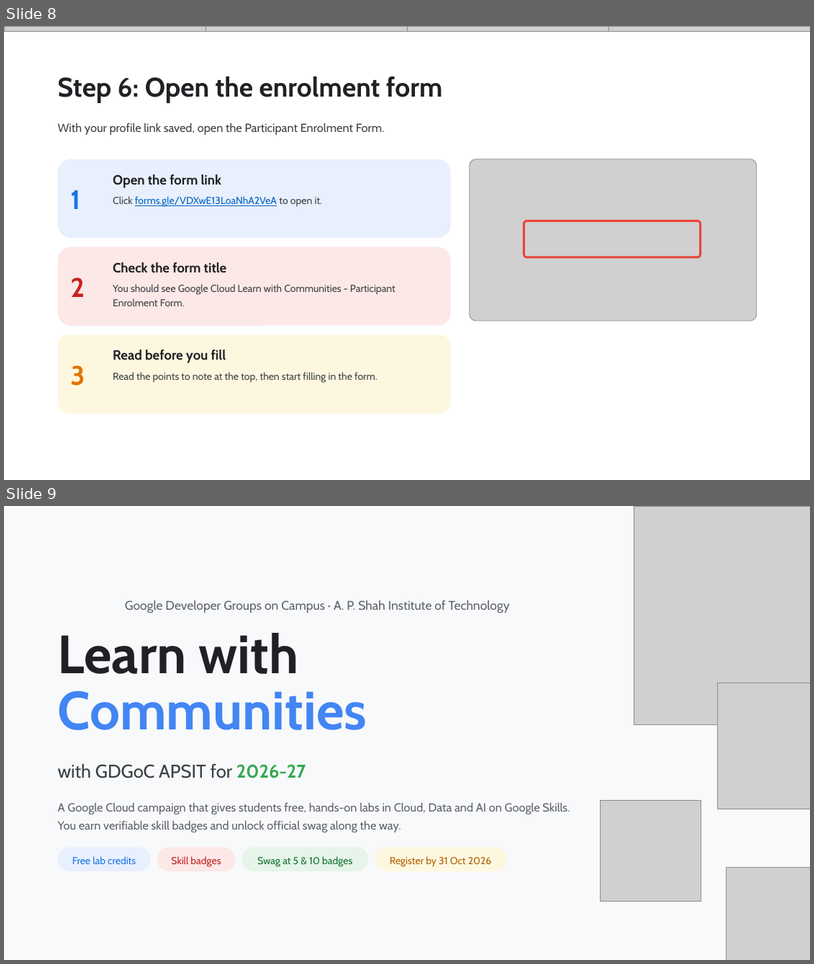
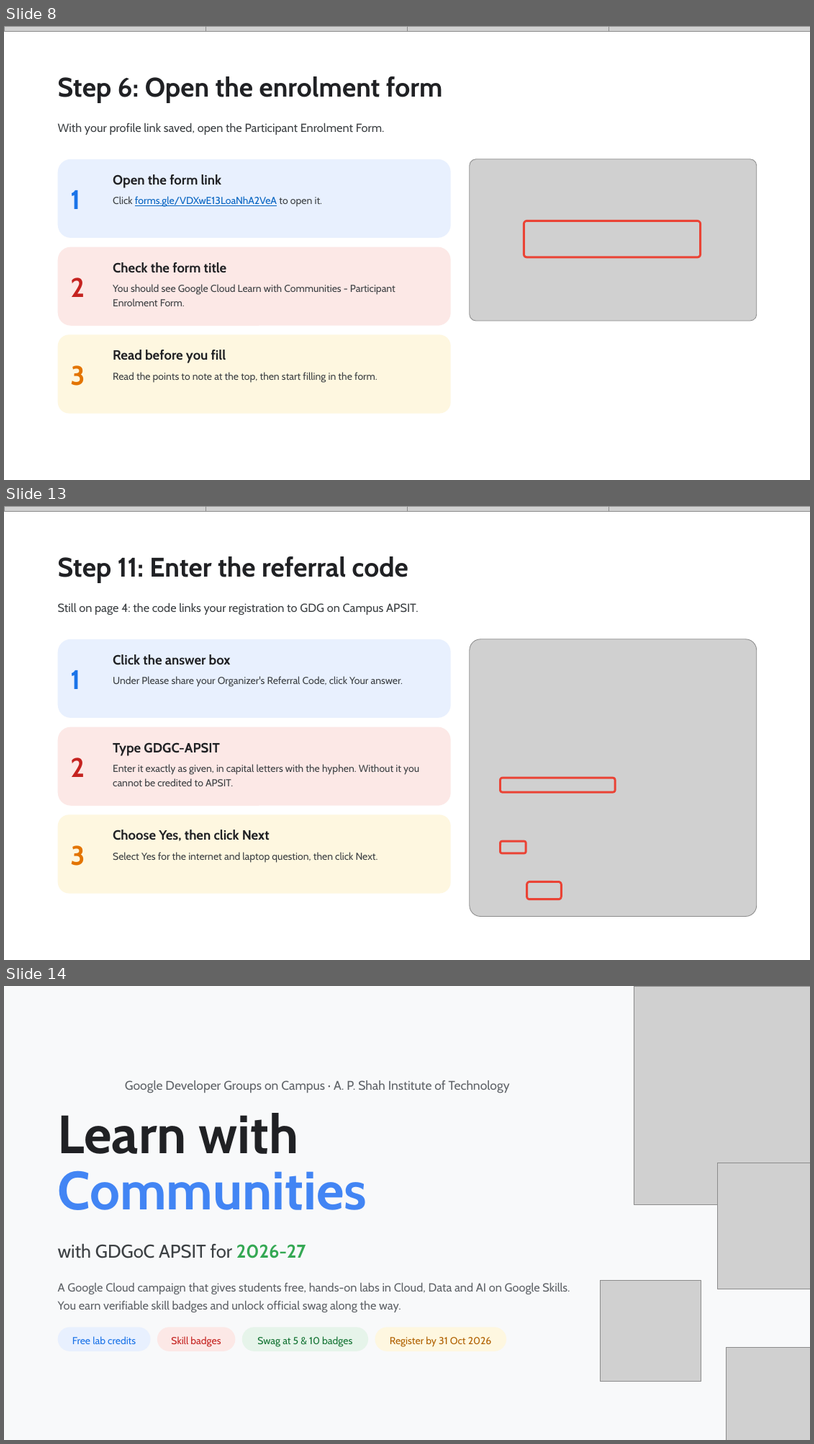
Before and after one commit to Viverun/Realism_Grade, a slide deck: Skill_Boost_Registration_Guide.pptx. Shown one above the other, each under a label of ours: slides 8 and 9 before the commit, slides 8, 13 and 14 after it; the slides between them are not shown. The pictures are 814x964 and 814x1444 pixels, drawn with LibreOffice and Linux fonts; fonts in the diff are those of the drawing; grey boxes stand for pictures; background and template pictures are left out. Boxes give left, top, right and bottom in pixels: in the first picture for what was removed or moved away, otherwise in the second. Text is boxed around its words. In the diff, an @@ line names an element or a change of style, - is before the commit and + after.

```diff
--- a/Skill_Boost_Registration_Guide.pptx
+++ b/Skill_Boost_Registration_Guide.pptx
@@ slide 13 added at [4, 506, 810, 960], background #FFFFFF @@
@@ picture added at [4, 506, 206, 511] @@
@@ picture added at [206, 506, 407, 511] @@
@@ picture added at [407, 506, 609, 511] @@
@@ picture added at [609, 506, 810, 511] @@
@@ title added at [58, 556, 409, 583], 32 pt, text #202124, bold @@
+Step 11: Enter the referral code
@@ text added at [58, 602, 419, 615], 14 pt, text #3C4043 @@
+Still on page 4: the code links your registration to GDG on Campus APSIT.
@@ rounded rectangle added at [58, 639, 451, 718], fill #E8F0FE @@
@@ text added at [113, 654, 231, 665], 16 pt, text #202124, bold @@
+Click the answer box
@@ picture added at [470, 639, 757, 916] @@
@@ text added at [70, 670, 80, 689], 32 pt, text #1A73E8, bold @@
+1
@@ text added at [113, 676, 403, 687], 12 pt, text #3C4043 @@
+Under Please share your Organizer's Referral Code, click Your answer.
@@ rounded rectangle added at [58, 727, 451, 806], fill #FCE8E6 @@
@@ text added at [113, 742, 220, 756], 16 pt, text #202124, bold @@
+Type GDGC-APSIT
@@ text added at [70, 757, 85, 777], 32 pt, text #C5221F, bold @@
+2
@@ text added at [113, 764, 419, 786], 12 pt, text #3C4043 @@
+Enter it exactly as given, in capital letters with the hyphen. Without it you cannot be credited to APSIT.
@@ rounded rectangle added at [501, 777, 615, 792], outline #EA4335 2.5 pt @@
@@ rounded rectangle added at [58, 815, 451, 893], fill #FEF7E0 @@
@@ text added at [113, 829, 270, 841], 16 pt, text #202124, bold @@
+Choose Yes, then click Next
@@ text added at [70, 845, 85, 865], 32 pt, text #E37400, bold @@
+3
@@ rounded rectangle added at [501, 841, 526, 853], outline #EA4335 2.5 pt @@
@@ text added at [113, 852, 378, 862], 12 pt, text #3C4043 @@
+Select Yes for the internet and laptop question, then click Next.
@@ rounded rectangle added at [527, 882, 562, 899], outline #EA4335 2.5 pt @@
@@ what was slide 9 is now slide 14 @@
```
Also in this commit, not shown: 4 other slides added.
